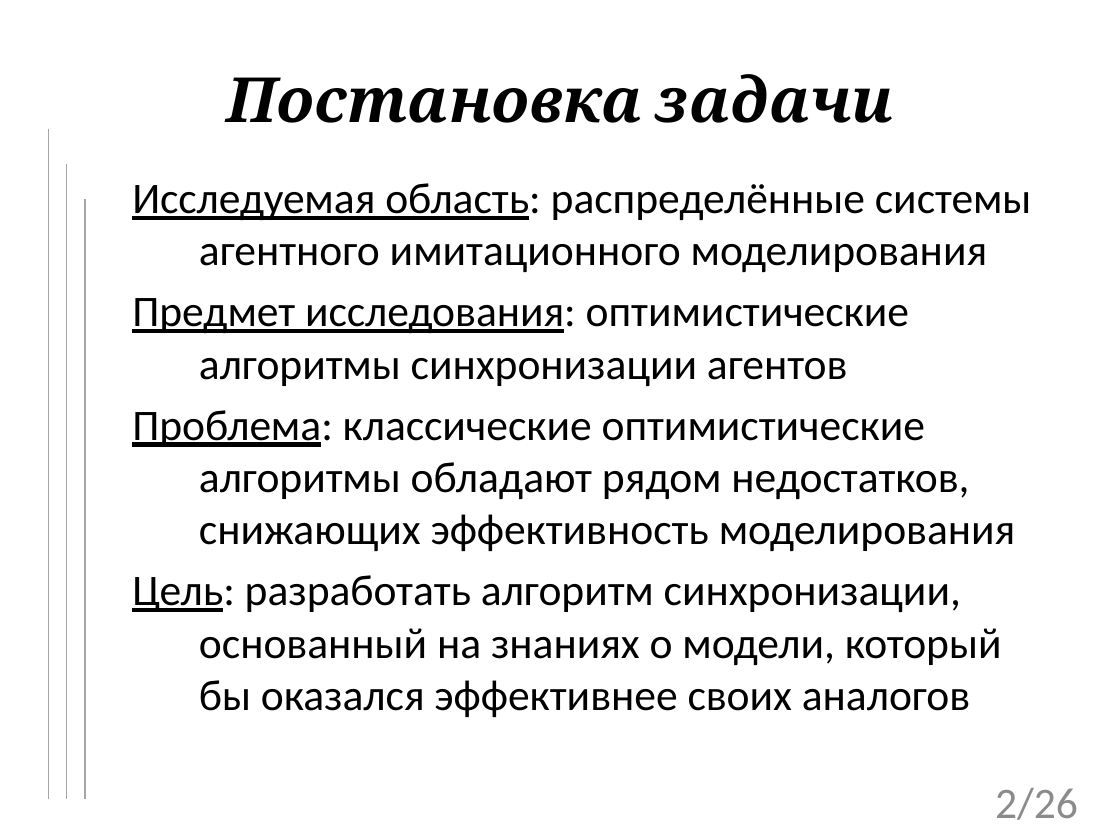
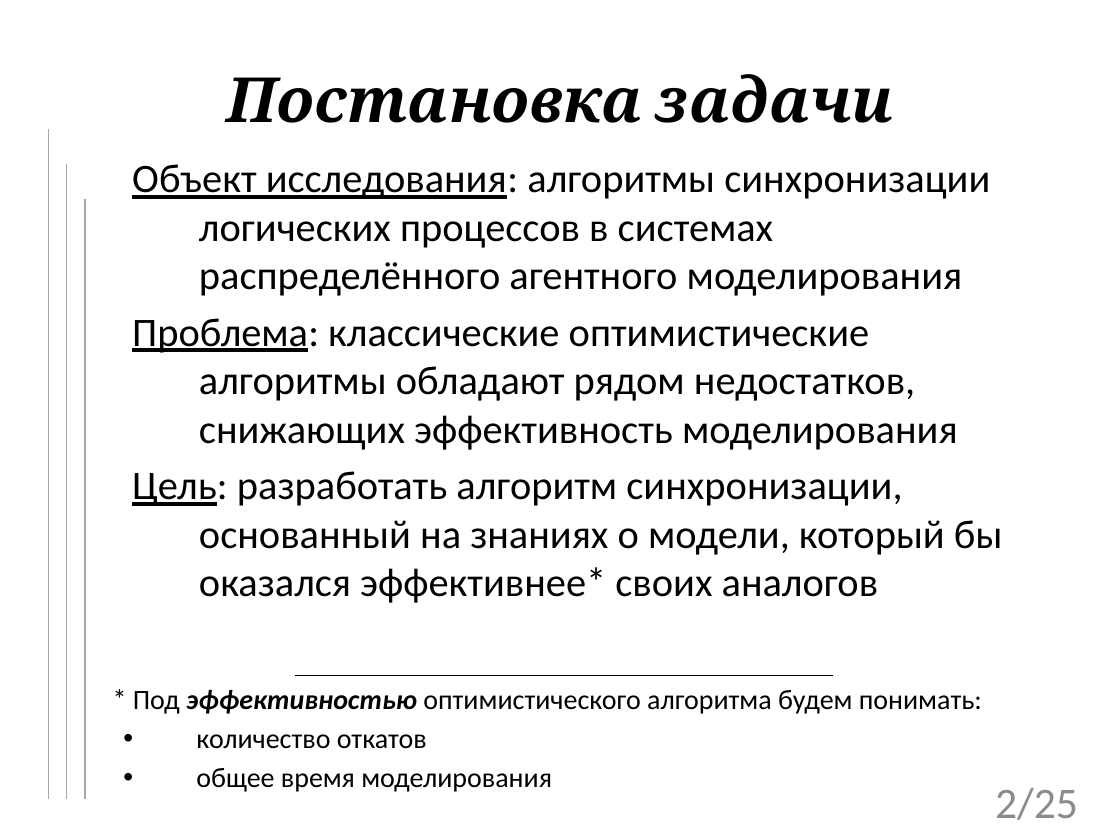
Before and after one commit to tom-trix/SynchAlgorithms, a slide deck: slide 2 of text/Mitrakov.pptx. Drawn at 1120x840 pixels with LibreOffice and Linux fonts; fonts in the diff are those of the drawing; background and template pictures are left out. Boxes give left, top, right and bottom in pixels: in the first picture for what was removed or moved away, otherwise in the second. Text is boxed around its words. In the diff, an @@ line names an element or a change of style, - is before the commit and + after.

```diff
--- a/text/Mitrakov.pptx
+++ b/text/Mitrakov.pptx
@@ subtitle "Объект исследования: алгоритмы синхронизации логических ...": place and size @@
-subtitle "Объект исследования: алгоритмы синхронизации логических ..." at box(132, 183, 1032, 717)
+subtitle "Объект исследования: алгоритмы синхронизации логических ..." at box(132, 164, 1002, 603)
@@ subtitle at box(132, 164, 990, 296): text changed; size 28 to 26 pt @@
-Исследуемая область: распределённые системы агентного имитационного моделирования
-Предмет исследования: оптимистические алгоритмы синхронизации агентов
+Объект исследования: алгоритмы синхронизации логических процессов в системах распределённого агентного моделирования
@@ subtitle at box(132, 318, 958, 450): size 28 to 26 pt in "Проблема: классические оптимистические алгоритмы обладают ря ..." @@
@@ subtitle at box(132, 471, 1002, 603): text changed; size 28 to 26 pt @@
-Цель: разработать алгоритм синхронизации, основанный на знаниях о модели, который бы оказался эффективнее своих аналогов
+Цель: разработать алгоритм синхронизации, основанный на знаниях о модели, который бы оказался эффективнее* своих аналогов
@@ line added from (296, 675) to (833, 675), #000000 0.75 pt @@
@@ text added at box(133, 690, 982, 792), 18 pt, text #000000 @@
+* Под эффективностью оптимистического алгоритма будем понимать:
+• количество откатов
+• общее время моделирования
@@ page number at box(995, 788, 1078, 820): text changed @@
-2/26
+2/25
```
Also in this commit, not shown: 3 other slides changed, 1 slide added, 2 slides removed, 1 other file.
